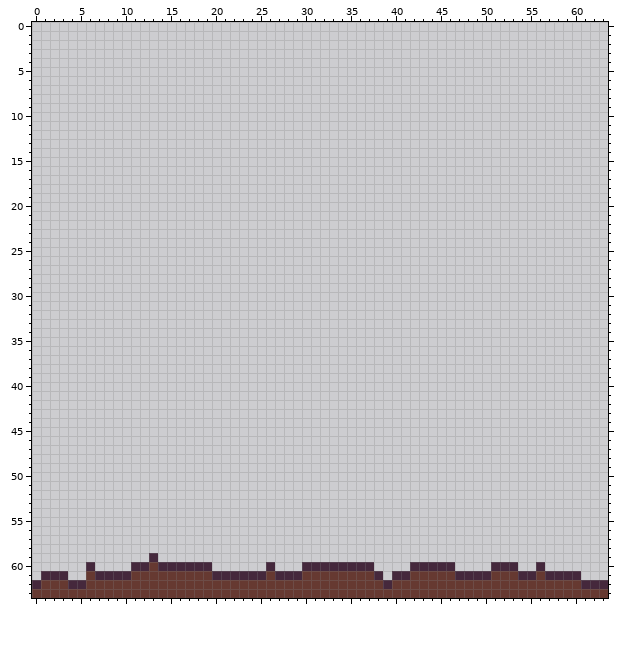
One commit to this pixel-art file: src/images/dirt_001.aseprite. That is the earlier state.
64x64 pixels, 1 frame.
Now the later version:
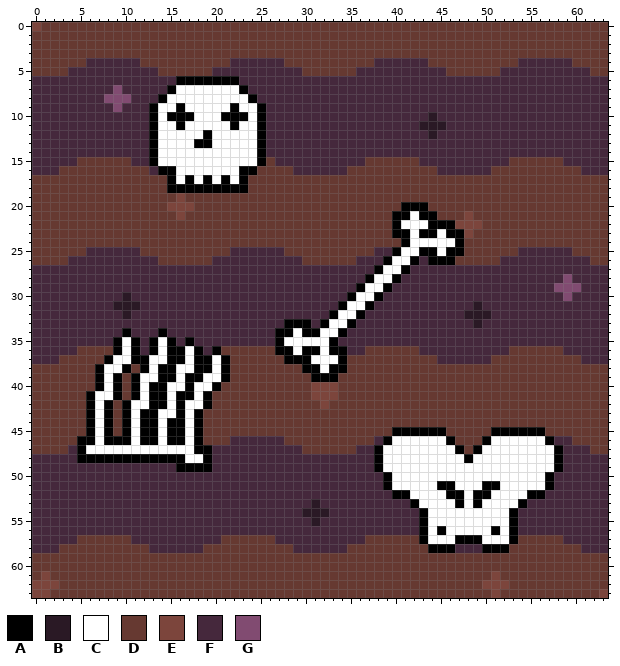
Palette (. is transparent): A #000000  B #2a1925  C #ffffff  D #663931  E #7c453c  F #45283c  G #814b71
Diff:
layer "Background" now shown
layer "Tunnel-Single" now hidden
layer "Bones" added
Changed rows in their new state; - is an unchanged pixel.
first column x 0:
 0 EDDDDDDDDDDDDDDDDDDDDDDDDDDDDDDDDDDDDDDDDDDDDDDDDDDDDDDDDDDDDDDD
 1 DDDDDDDDDDDDDDDDDDDDDDDDDDDDDDDDDDDDDDDDDDDDDDDDDDDDDDDDDDDDDDDD
 2 DDDDDDDDDDDDDDDDDDDDDDDDDDDDDDDDDDDDDDDDDDDDDDDDDDDDDDDDDDDDDDDD
 3 DDDDDDDDDDDDDDDDDDDDDDDDDDDDDDDDDDDDDDDDDDDDDDDDDDDDDDDDDDDDDDDD
 4 DDDDDDFFFFFFDDDDDDDDDDFFFFFFDDDDDDDDDDFFFFFFDDDDDDDDDDFFFFFFDDDD
 5 DDDDFFFFFFFFFFDDDDDDFFFFFFFFFFDDDDDDFFFFFFFFFFDDDDDDFFFFFFFFFFDD
 6 FFFFFFFFFFFFFFFFAAAAAAAFFFFFFFFFFFFFFFFFFFFFFFFFFFFFFFFFFFFFFFFF
 7 FFFFFFFFFGFFFFFACCCCCCCAFFFFFFFFFFFFFFFFFFFFFFFFFFFFFFFFFFFFFFFF
 8 FFFFFFFFGGGFFFACCCCCCCCCAFFFFFFFFFFFFFFFFFFFFFFFFFFFFFFFFFFFFFFF
 9 FFFFFFFFFGFFFACCACCCCCACCAFFFFFFFFFFFFFFFFFFFFFFFFFFFFFFFFFFFFFF
10 FFFFFFFFFFFFFACAAACCCAAACAFFFFFFFFFFFFFFFFFFBFFFFFFFFFFFFFFFFFFF
11 FFFFFFFFFFFFFACCACCCCCACCAFFFFFFFFFFFFFFFFFBBBFFFFFFFFFFFFFFFFFF
12 FFFFFFFFFFFFFACCCCCACCCCCAFFFFFFFFFFFFFFFFFFBFFFFFFFFFFFFFFFFFFF
13 FFFFFFFFFFFFFACCCCAACCCCCAFFFFFFFFFFFFFFFFFFFFFFFFFFFFFFFFFFFFFF
14 FFFFFFFFFFFFFACCCCCCCCCCCAFFFFFFFFFFFFFFFFFFFFFFFFFFFFFFFFFFFFFF
15 FFFFFDDDDDDFFACCCCCCCCCCCADFFFFFFFFFFDDDDDDFFFFFFFFFFDDDDDDFFFFF
16 FFFDDDDDDDDDDFAACCCCCCCAADDDDFFFFFFDDDDDDDDDDFFFFFFDDDDDDDDDDFFF
17 DDDDDDDDDDDDDDDACACACACADDDDDDDDDDDDDDDDDDDDDDDDDDDDDDDDDDDDDDDD
18 DDDDDDDDDDDDDDDAAAAAAAAADDDDDDDDDDDDDDDDDDDDDDDDDDDDDDDDDDDDDDDD
19 DDDDDDDDDDDDDDDDEDDDDDDDDDDDDDDDDDDDDDDDDDDDDDDDDDDDDDDDDDDDDDDD
20 DDDDDDDDDDDDDDDEEEDDDDDDDDDDDDDDDDDDDDDDDAAADDDDDDDDDDDDDDDDDDDD
21 DDDDDDDDDDDDDDDDEDDDDDDDDDDDDDDDDDDDDDDDAACAADDDEDDDDDDDDDDDDDDD
22 DDDDDDDDDDDDDDDDDDDDDDDDDDDDDDDDDDDDDDDDACCCAAAEEEDDDDDDDDDDDDDD
23 DDDDDDDDDDDDDDDDDDDDDDDDDDDDDDDDDDDDDDDDAACAACAAEDDDDDDDDDDDDDDD
24 DDDDDDDDDDDDDDDDDDDDDDDDDDDDDDDDDDDDDDDDDACCCCCADDDDDDDDDDDDDDDD
25 DDDDDDFFFFFFDDDDDDDDDDFFFFFFDDDDDDDDDDFFACCAACAADDDDDDFFFFFFDDDD
26 DDDDFFFFFFFFFFDDDDDDFFFFFFFFFFDDDDDDFFFACCAFAAADDDDDFFFFFFFFFFDD
27 FFFFFFFFFFFFFFFFFFFFFFFFFFFFFFFFFFFFFFACCAFFFFFFFFFFFFFFFFFFFFFF
28 FFFFFFFFFFFFFFFFFFFFFFFFFFFFFFFFFFFFFACCAFFFFFFFFFFFFFFFFFFGFFFF
29 FFFFFFFFFFFFFFFFFFFFFFFFFFFFFFFFFFFFACCAFFFFFFFFFFFFFFFFFFGGGFFF
30 FFFFFFFFFFBFFFFFFFFFFFFFFFFFFFFFFFFACCAFFFFFFFFFFFFFFFFFFFFGFFFF
31 FFFFFFFFFBBBFFFFFFFFFFFFFFFFFFFFFFACCAFFFFFFFFFFFBFFFFFFFFFFFFFF
32 FFFFFFFFFFBFFFFFFFFFFFFFFFFFFFFFFACCAFFFFFFFFFFFBBBFFFFFFFFFFFFF
33 FFFFFFFFFFFFFFFFFFFFFFFFFFFFAAAFACCAFFFFFFFFFFFFFBFFFFFFFFFFFFFF
34 FFFFFFFFFFAFFFAFFFFFFFFFFFFAACAACCAFFFFFFFFFFFFFFFFFFFFFFFFFFFFF
35 FFFFFFFFFACAFACAFAFFFFFFFFFACCCCCAFFFFFFFFFFFFFFFFFFFFFFFFFFFFFF
36 FFFFFDDDDACAFACAACAFADDDDDDAACAACAAFFDDDDDDFFFFFFFFFFDDDDDDFFFFF
37 FFFDDDDDACCAACCAACAACADDDDDDAAACCCADDDDDDDDDDFFFFFFDDDDDDDDDDFFF
38 DDDDDDDACCADACAACCAACADDDDDDDDAACAADDDDDDDDDDDDDDDDDDDDDDDDDDDDD
39 DDDDDDDACADACCAACAACCADDDDDDDDDAAADDDDDDDDDDDDDDDDDDDDDDDDDDDDDD
40 DDDDDDDACADACAACCACCADDDDDDDDDDEEEDDDDDDDDDDDDDDDDDDDDDDDDDDDDDD
41 DDDDDDACCADACAACAACADDDDDDDDDDDEEEDDDDDDDDDDDDDDDDDDDDDDDDDDDDDD
42 DDDDDDACADACCAACACCADDDDDDDDDDDDEDDDDDDDDDDDDDDDDDDDDDDDDDDDDDDD
43 DDDDDDACADACAACCACADDDDDDDDDDDDDDDDDDDDDDDDDDDDDDDDDDDDDDDDDDDDD
44 DDDDDDACADACAACAACADDDDDDDDDDDDDDDDDDDDDDDDDDDDDDDDDDDDDDDDDDDDD
45 DDDDDDACADACAACAACADDDDDDDDDDDDDDDDDDDDDAAAAAADDDDDAAAAAADDDDDDD
46 DDDDDAACAAACAACAACADDDFFFFFFDDDDDDDDDDFACCCCCCADDDACCCCCCAFFDDDD
47 DDDDFACCCCCCCCCCCCAAFFFFFFFFFFDDDDDDFFACCCCCCCCADACCCCCCCCAFFFDD
48 FFFFFAAAAAAAAAAAACCAFFFFFFFFFFFFFFFFFFACCCCCCCCCACCCCCCCCCAFFFFF
49 FFFFFFFFFFFFFFFFAAAAFFFFFFFFFFFFFFFFFFACCCCCCCCCCCCCCCCCCCAFFFFF
50 FFFFFFFFFFFFFFFFFFFFFFFFFFFFFFFFFFFFFFFACCCCCCCCCCCCCCCCCAFFFFFF
51 FFFFFFFFFFFFFFFFFFFFFFFFFFFFFFFFFFFFFFFACCCCCAACCCAACCCCCAFFFFFF
52 FFFFFFFFFFFFFFFFFFFFFFFFFFFFFFFFFFFFFFFFAACCCCAACAACCCCAAFFFFFFF
53 FFFFFFFFFFFFFFFFFFFFFFFFFFFFFFFBFFFFFFFFFFACCCCACACCCCAFFFFFFFFF
54 FFFFFFFFFFFFFFFFFFFFFFFFFFFFFFBBBFFFFFFFFFFACCCCCCCCCAFFFFFFFFFF
55 FFFFFFFFFFFFFFFFFFFFFFFFFFFFFFFBFFFFFFFFFFFACCCCCCCCCAFFFFFFFFFF
56 FFFFFFFFFFFFFFFFFFFFFFFFFFFFFFFFFFFFFFFFFFFACACCCCCACAFFFFFFFFFF
57 FFFFFDDDDDDFFFFFFFFFFDDDDDDFFFFFFFFFFDDDDDDACCCAAACCCADDDDDFFFFF
58 FFFDDDDDDDDDDFFFFFFDDDDDDDDDDFFFFFFDDDDDDDDDAAAFFFAAADDDDDDDDFFF
59 DDDDDDDDDDDDDDDDDDDDDDDDDDDDDDDDDDDDDDDDDDDDDDDDDDDDDDDDDDDDDDDD
60 DDDDDDDDDDDDD-DDDDDDDDDDDDDDDDDDDDDDDDDDDDDDDDDDDDDDDDDDDDDDDDDD
61 DEDDDD-DDDD---------DDDDDD-DDD--------DDDD-----DDDDE--DD-DDDDDDD
62 EEE-DD---------------------------------D----------EEE--------DDD
63 EE-------------------------------------------------E-----------E
